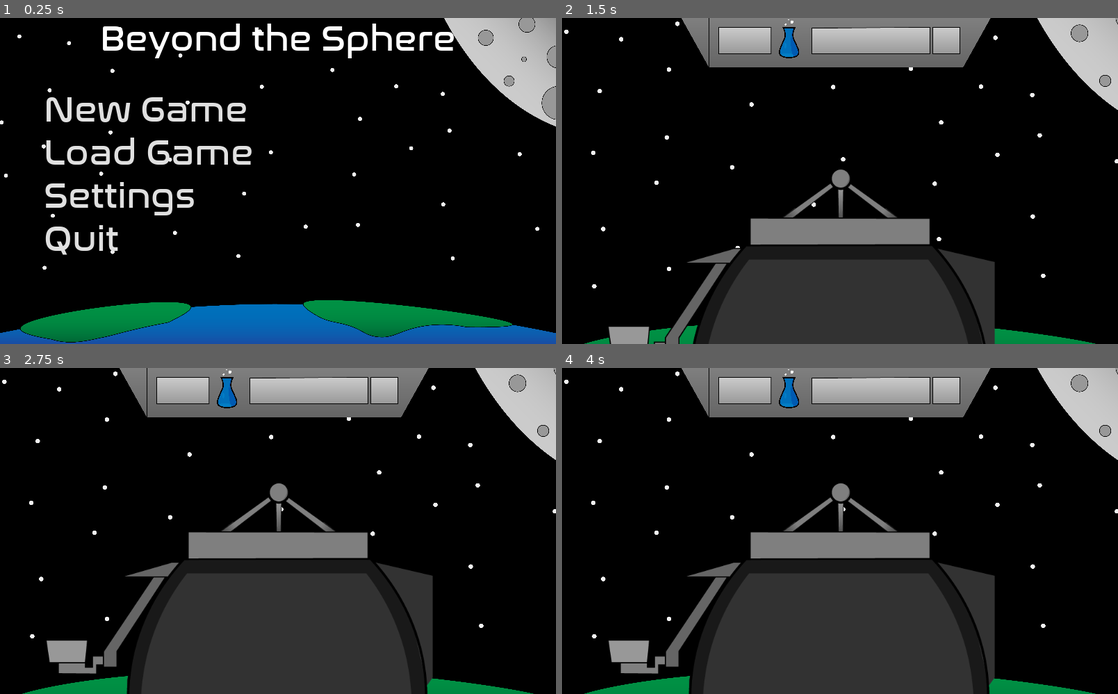
Above: before the commit, frames 1-4 (two rows, left to right).
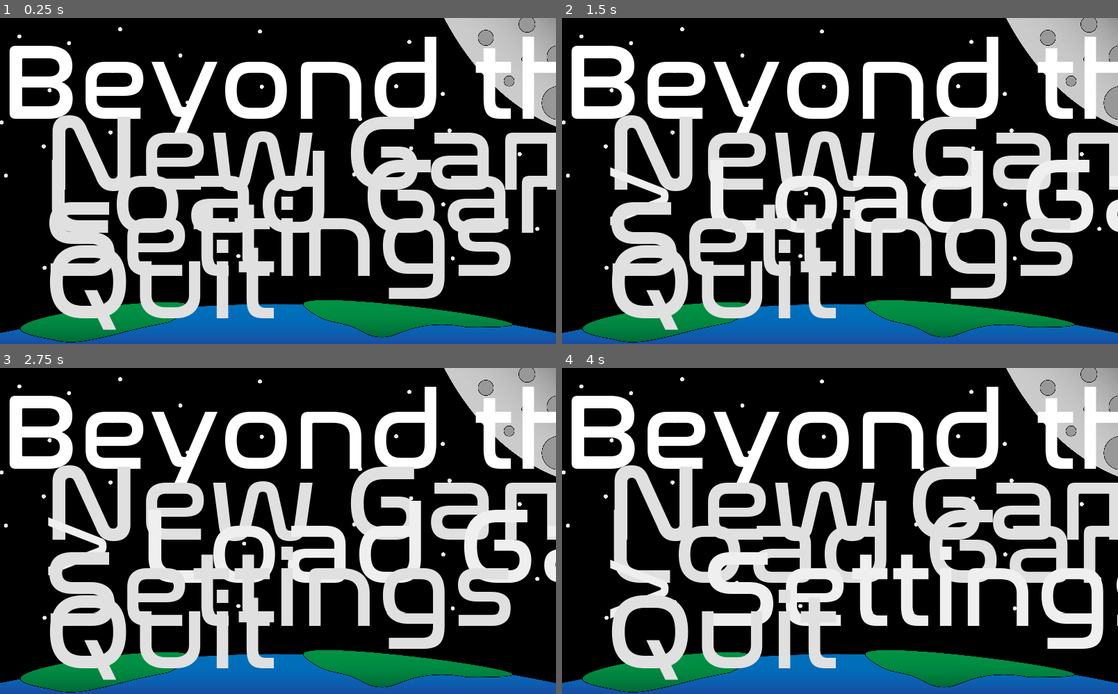
Above: after the commit, the same moments.

Repository: Periapsis-Studios/Beyond-the-Sphere-Vector
Game: Godot game, scene res://Scenes/MainMenu.tscn
Two runs of this game, one before a commit and one after it. Both use one fixed random seed, a clock stepped at 60 frames per second and the inputs below.
Inputs (mouse positions are in pixels of both pictures, inside the frame that each line leads up to):
- Up to frame 1 (0.25 s): no input
- Up to frame 2 (1.5 s): click "New Game" at 0.5 s; click (923, 154) at 1.25 s, where only the run after the commit has a clickable "New Game"
- Up to frame 3 (2.75 s): click (361, 504) at 2 s, where only the run after the commit has a clickable "New Game"
- Up to frame 4 (4 s): click (979, 547) at 2.75 s, where only the run after the commit has a clickable "> Load Game"; click (934, 547) at 3.5 s, where only the run after the commit has a clickable "Load Game"

The runs differ from the first frame. In frame 1, 35% of the frame differs, in the area x 1-100%, y 1-96%; in frame 2, 57%; in frame 3, 59%; in frame 4, 60%, in the area x 0-100%, y 0-100%.

Commit message:
Commiting as I don't wanna lose it when something eats my Document folder again

Diff:
--- a/Fonts/MenuFont.tres
+++ b/Fonts/MenuFont.tres
@@ -3,6 +3,5 @@
 [ext_resource path="res://Fonts/nasalization-regular.ttf" type="DynamicFontData" id=1]
 
 [resource]
-size = 64
-outline_color = Color( 0, 0, 0, 1 )
+size = 200
 font_data = ExtResource( 1 )
--- a/Fonts/UIFont.tres
+++ b/Fonts/UIFont.tres
@@ -1,8 +1,7 @@
 [gd_resource type="DynamicFont" load_steps=2 format=2]
 
-[sub_resource type="DynamicFontData" id=1]
-font_path = "res://Fonts/Nasa21.ttf"
+[ext_resource path="res://Fonts/nasalization-regular.ttf" type="DynamicFontData" id=1]
 
 [resource]
-size = 380
-font_data = SubResource( 1 )
+size = 200
+font_data = ExtResource( 1 )
--- a/Scenes/EarthUI.tscn
+++ b/Scenes/EarthUI.tscn
@@ -1,8 +1,14 @@
-[gd_scene load_steps=4 format=2]
+[gd_scene load_steps=7 format=2]
 
 [ext_resource path="res://Textures/BtS-Background.png" type="Texture" id=1]
 [ext_resource path="res://Fonts/UIFont.tres" type="DynamicFont" id=2]
 [ext_resource path="res://Textures/UI/ResourceCounter.png" type="Texture" id=3]
+[ext_resource path="res://Fonts/nasalization-regular.ttf" type="DynamicFontData" id=4]
+[ext_resource path="res://Fonts/MenuFont.tres" type="DynamicFont" id=5]
+
+[sub_resource type="DynamicFont" id=1]
+size = 200
+font_data = ExtResource( 4 )
 
 [node name="EarthUI" type="Control"]
 anchor_right = 1.0
@@ -17,31 +23,29 @@
 margin_bottom = 911.0
 rect_scale = Vector2( 0.1, 0.1 )
 texture = ExtResource( 3 )
+stretch_mode = 1
 __meta__ = {
 "_edit_use_anchors_": false
 }
 
 [node name="Science" type="Label" parent="UI/TextureRect"]
-margin_left = 692.0
-margin_top = 160.0
-margin_right = 1652.0
-margin_bottom = 640.0
+margin_left = 1192.0
+margin_top = 180.0
+margin_right = 2152.0
+margin_bottom = 660.0
 custom_colors/font_color = Color( 0, 0, 0, 1 )
-custom_fonts/font = ExtResource( 2 )
+custom_fonts/font = SubResource( 1 )
 text = "12345"
 align = 1
 valign = 1
-__meta__ = {
-"_edit_use_anchors_": false
-}
 
 [node name="MoneyCounter" type="Label" parent="UI/TextureRect"]
-margin_left = 2392.0
-margin_top = 160.0
-margin_right = 4572.0
-margin_bottom = 640.0
+margin_left = 2712.0
+margin_top = 170.0
+margin_right = 4545.74
+margin_bottom = 650.0
 custom_colors/font_color = Color( 0, 0, 0, 1 )
-custom_fonts/font = ExtResource( 2 )
+custom_fonts/font = ExtResource( 5 )
 text = "123456789"
 align = 1
 valign = 1
@@ -51,12 +55,12 @@
 
 [node name="MoneyUnit" type="Label" parent="UI/TextureRect"]
 margin_left = 4622.0
-margin_top = 160.0
+margin_top = 170.0
 margin_right = 5132.0
-margin_bottom = 640.0
+margin_bottom = 650.0
 custom_colors/font_color = Color( 0, 0, 0, 1 )
 custom_fonts/font = ExtResource( 2 )
-text = "M"
+text = "k"
 align = 1
 valign = 1
 __meta__ = {
Binary file changed: Textures/UI/ResourceCounter.png
